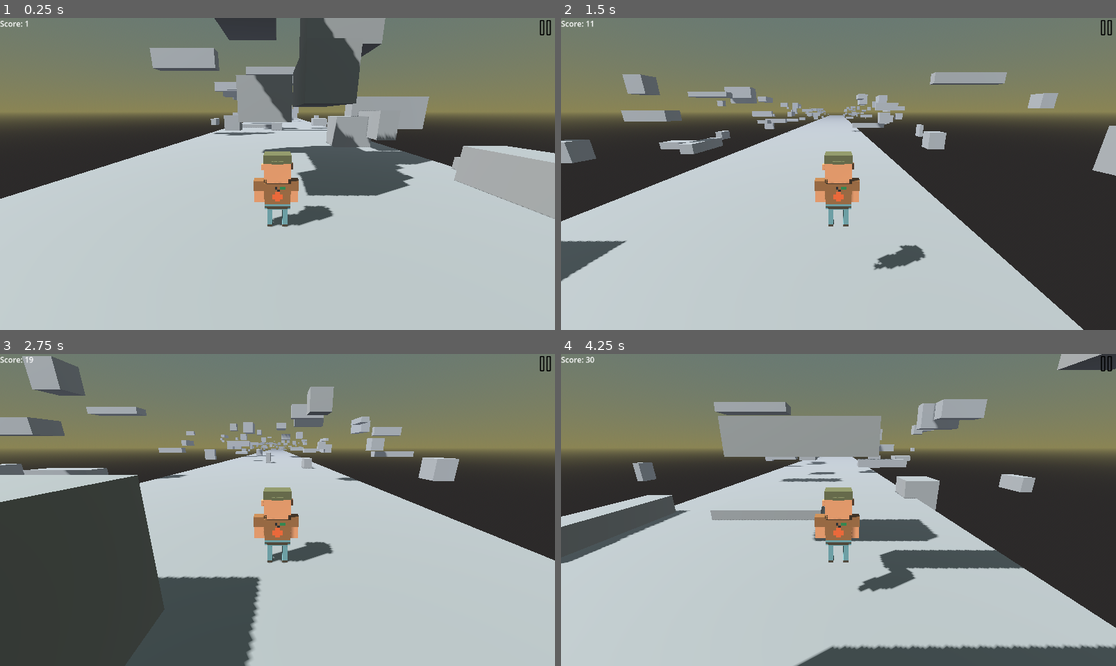
Above: before the commit, frames 1-4 (two rows, left to right).
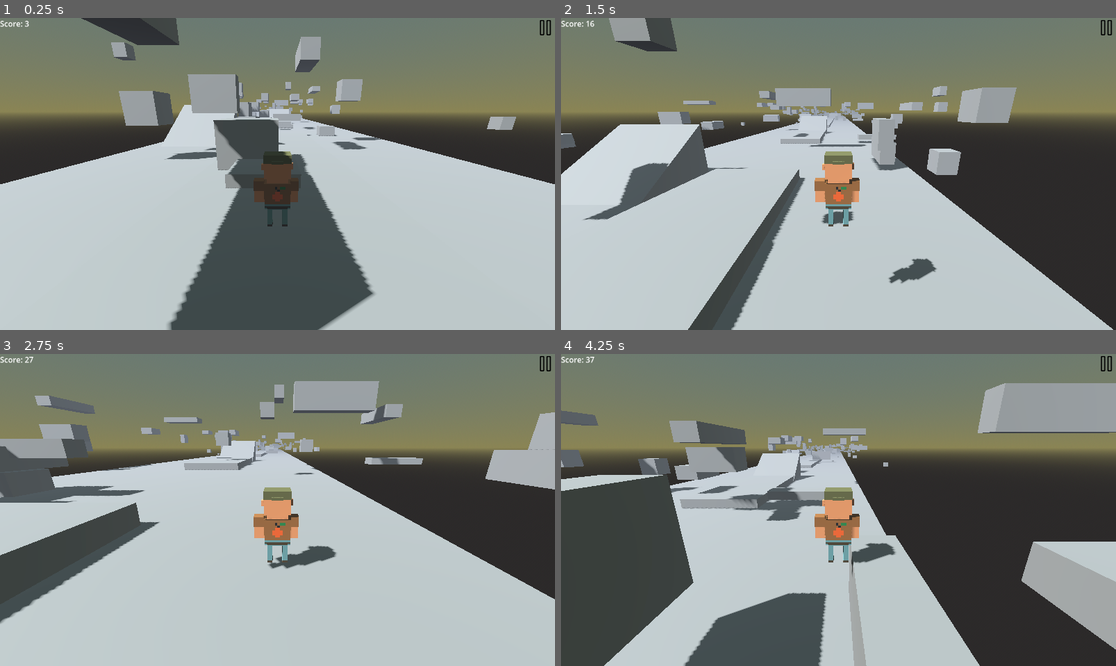
Above: after the commit, the same moments.

Repository: g-h-o-s-t-studio/across-the-roads
Game: Godot game, scene res://Scenes/Main.tscn
The game is run twice, just before and just after one commit, with the same random seed, the same clock (stepped at 60 frames per second) and the same inputs.
Inputs:
- Up to frame 1 (0.25 s): no input
- Up to frame 2 (1.5 s): tap Enter (ui_accept) at 0.5, 0.77 s; hold Right (ui_right) 0.53-1.28 s; hold Left (ui_left) from 1.28 s (still down)
- Up to frame 3 (2.75 s): tap Enter (ui_accept) at 1.52 s; release Left (ui_left) at 2.03 s; hold Right (ui_right) from 2.03 s (still down)
- Up to frame 4 (4.25 s): tap Enter (ui_accept) at 3.02, 3.77 s; release Right (ui_right) at 3.53 s; hold Left (ui_left) from 3.53 s (still down)

The runs differ from the first frame. In frame 1, 35% of the frame differs, in the area x 0-100%, y 0-100%; in frame 2, 21%; in frame 3, 34%; in frame 4, 47%.

Commit message:
Add triangles and horizontal platforms

Diff:
--- a/Scenes/Main.tscn
+++ b/Scenes/Main.tscn
@@ -1,11 +1,8 @@
-[gd_scene load_steps=8 format=3 uid="uid://cec7tspm3fdrq"]
+[gd_scene load_steps=7 format=3 uid="uid://cec7tspm3fdrq"]
 
 [ext_resource type="Script" path="res://Scripts/GameController.gd" id="1_u6rdq"]
-[ext_resource type="PackedScene" uid="uid://dh1bb3th24xv" path="res://Models/Characters/Default/Player.tscn" id="2_lg75g"]
+[ext_resource type="PackedScene" uid="uid://dh1bb3th24xv" path="res://Scenes/Characters/Default/Player.tscn" id="2_lg75g"]
 [ext_resource type="PackedScene" uid="uid://bq5f18ia6u7ff" path="res://Scenes/UserInterface/GameUI.tscn" id="3_cacb5"]
-
-[sub_resource type="BoxShape3D" id="BoxShape3D_bd5u8"]
-size = Vector3(20, 0, 50)
 
 [sub_resource type="ProceduralSkyMaterial" id="ProceduralSkyMaterial_qpdtu"]
 sky_top_color = Color(0.384314, 0.466667, 0.47451, 1)
@@ -32,11 +29,6 @@
 
 [node name="Player" parent="." instance=ExtResource("2_lg75g")]
 
-[node name="Ground" type="StaticBody3D" parent="."]
-
-[node name="CollisionShape3D" type="CollisionShape3D" parent="Ground"]
-shape = SubResource("BoxShape3D_bd5u8")
-
 [node name="DirectionalLight3D" type="DirectionalLight3D" parent="."]
 transform = Transform3D(-0.5, -0.663414, 0.55667, 0, 0.642788, 0.766044, -0.866025, 0.383022, -0.321394, 0, 5, 0)
 shadow_enabled = true
--- a/Models/Obstacles/Cube.tscn
+++ b/Scenes/Obstacles/Cube.tscn
@@ -1,6 +1,6 @@
 [gd_scene load_steps=5 format=3 uid="uid://bndv86f5k1a20"]
 
-[ext_resource type="PackedScene" uid="uid://cnps55a4ktvoe" path="res://Models/Obstacles/BaseObstacle/Obstacle.tscn" id="1_u31i5"]
+[ext_resource type="PackedScene" uid="uid://cnps55a4ktvoe" path="res://Scenes/Obstacles/BaseObstacle/Obstacle.tscn" id="1_u31i5"]
 [ext_resource type="Script" path="res://Scripts/Obstacles/Cube.gd" id="2_ohbpm"]
 
 [sub_resource type="BoxShape3D" id="BoxShape3D_qyet8"]
--- a/Models/Obstacles/Parallelepiped.tscn
+++ b/Scenes/Obstacles/Parallelepiped.tscn
@@ -1,6 +1,6 @@
 [gd_scene load_steps=5 format=3 uid="uid://qnohgq5kqnu1"]
 
-[ext_resource type="PackedScene" uid="uid://cnps55a4ktvoe" path="res://Models/Obstacles/BaseObstacle/Obstacle.tscn" id="1_jmt25"]
+[ext_resource type="PackedScene" uid="uid://cnps55a4ktvoe" path="res://Scenes/Obstacles/BaseObstacle/Obstacle.tscn" id="1_jmt25"]
 [ext_resource type="Script" path="res://Scripts/Obstacles/Parallelepiped.gd" id="2_hi2nk"]
 
 [sub_resource type="BoxShape3D" id="BoxShape3D_cwiqh"]
--- a/Models/Obstacles/Wall.tscn
+++ b/Scenes/Obstacles/Wall.tscn
@@ -1,6 +1,6 @@
 [gd_scene load_steps=5 format=3 uid="uid://cqk0l00omse3o"]
 
-[ext_resource type="PackedScene" uid="uid://cnps55a4ktvoe" path="res://Models/Obstacles/BaseObstacle/Obstacle.tscn" id="1_j62je"]
+[ext_resource type="PackedScene" uid="uid://cnps55a4ktvoe" path="res://Scenes/Obstacles/BaseObstacle/Obstacle.tscn" id="1_j62je"]
 [ext_resource type="Script" path="res://Scripts/Obstacles/Wall.gd" id="2_4h7ee"]
 
 [sub_resource type="BoxShape3D" id="BoxShape3D_v4e64"]
--- /dev/null
+++ b/Scenes/Platforms/HorizontalPlatform.tscn
@@ -0,0 +1,19 @@
+[gd_scene load_steps=4 format=3 uid="uid://bjd3o1v2268q7"]
+
+[ext_resource type="Script" path="res://Scripts/Platforms/HorizontalPlatform.gd" id="1_js1u2"]
+
+[sub_resource type="BoxMesh" id="BoxMesh_odu5u"]
+size = Vector3(8, 1, 1)
+
+[sub_resource type="BoxShape3D" id="BoxShape3D_ujsn2"]
+size = Vector3(8, 1, 1)
+
+[node name="HorizontalPlatform" type="StaticBody3D"]
+transform = Transform3D(1, 0, 0, 0, 1, 0, 0, 0, 1, 0, 0.5, 0)
+script = ExtResource("1_js1u2")
+
+[node name="Mesh" type="MeshInstance3D" parent="."]
+mesh = SubResource("BoxMesh_odu5u")
+
+[node name="Collision" type="CollisionShape3D" parent="."]
+shape = SubResource("BoxShape3D_ujsn2")
--- /dev/null
+++ b/Scenes/Platforms/Triangle.tscn
@@ -0,0 +1,19 @@
+[gd_scene load_steps=3 format=3 uid="uid://brnffn6mveoli"]
+
+[sub_resource type="PrismMesh" id="PrismMesh_dixyj"]
+left_to_right = 0.0
+size = Vector3(8, 5, 8)
+
+[sub_resource type="ConcavePolygonShape3D" id="ConcavePolygonShape3D_f6ftr"]
+data = PackedVector3Array(-4, 2.5, 4, 4, -2.5, 4, -4, -2.5, 4, -4, 2.5, -4, -4, -2.5, -4, 4, -2.5, -4, -4, 2.5, 4, -4, 2.5, -4, 4, -2.5, 4, -4, 2.5, -4, 4, -2.5, -4, 4, -2.5, 4, -4, 2.5, -4, -4, 2.5, 4, -4, -2.5, -4, -4, 2.5, 4, -4, -2.5, 4, -4, -2.5, -4, -4, -2.5, 4, 4, -2.5, 4, -4, -2.5, -4, 4, -2.5, 4, 4, -2.5, -4, -4, -2.5, -4)
+
+[node name="Triangle" type="StaticBody3D"]
+transform = Transform3D(-4.37114e-08, 0, 1, 0, 1, 0, -1, 0, -4.37114e-08, 0, 0, 0)
+
+[node name="Mesh" type="MeshInstance3D" parent="."]
+transform = Transform3D(1, 0, 0, 0, 1, 0, 0, 0, 1, 0, 2.5, 0)
+mesh = SubResource("PrismMesh_dixyj")
+
+[node name="Collision" type="CollisionShape3D" parent="."]
+transform = Transform3D(1, 0, 0, 0, 1, 0, 0, 0, 1, 0, 2.5, 0)
+shape = SubResource("ConcavePolygonShape3D_f6ftr")
--- a/Scenes/Tiles/Tile.tscn
+++ b/Scenes/Tiles/Tile.tscn
@@ -3,10 +3,10 @@
 [ext_resource type="Script" path="res://Scripts/Tile.gd" id="1_m808o"]
 
 [sub_resource type="BoxMesh" id="BoxMesh_0rdeq"]
-size = Vector3(20, 2, 50)
+size = Vector3(32, 2, 64)
 
 [sub_resource type="BoxShape3D" id="BoxShape3D_vrngd"]
-size = Vector3(20, 2, 50)
+size = Vector3(32, 2, 64)
 
 [node name="Tile" type="StaticBody3D"]
 script = ExtResource("1_m808o")
--- a/Scripts/GameController.gd
+++ b/Scripts/GameController.gd
@@ -2,9 +2,9 @@
 
 const KILL_ZONE: int = -50
 const MAP_SIZE: int = 8
-const TILE_SIZE: float = 50
 const TILE_SCENE: PackedScene = preload("res://Scenes/Tiles/Tile.tscn")
 
+@onready var tile_size: float = get_tile_size()
 @onready var player = $Player
 var number_tiles: int = 0
 var tiles: Array[Node3D] = []
@@ -16,7 +16,7 @@
 
 
 func _process(_delta: float) -> void:
-	if player.position.z >= tiles[0].position.z + TILE_SIZE:
+	if player.position.z >= tiles[0].position.z + tile_size:
 		despawn_tile()
 		spawn_tile()
 
@@ -24,9 +24,13 @@
 		get_tree().reload_current_scene()
 
 
+func get_tile_size() -> float:
+	return TILE_SCENE.instantiate().get_node("Mesh").mesh.size.z
+
+
 func spawn_tile() -> void:
-	var new_tile = TILE_SCENE.instantiate() # What's type?
-	new_tile.position = Vector3(0, 0, number_tiles * TILE_SIZE)
+	var new_tile = TILE_SCENE.instantiate()
+	new_tile.position = Vector3(0, 0, number_tiles * tile_size)
 	add_child(new_tile)
 	tiles.append(new_tile)
 	number_tiles += 1
--- /dev/null
+++ b/Scripts/Platforms/HorizontalPlatform.gd
@@ -0,0 +1,5 @@
+extends StaticBody3D
+
+
+func _ready():
+	scale = Vector3(1, 1, randf_range(20, 70))
--- a/Scripts/Player.gd
+++ b/Scripts/Player.gd
@@ -4,7 +4,8 @@
 const START_POSITION: Vector3 = Vector3.ZERO
 
 var coins: int = 0
-var player_speed: float = 7.0
+var player_speed: float = 12.0
+var player_speed_horizontally: float = 20.0
 var gravity: float = ProjectSettings.get_setting("physics/3d/default_gravity")
 
 
@@ -30,8 +31,8 @@
 		direction.x -= 1
 
 	# player_speed += 0.01
-
-	velocity.x = direction.x * player_speed
+	direction = direction.normalized()
+	velocity.x = direction.x * player_speed_horizontally
 	velocity.z = direction.z * player_speed
 
 	move_and_slide()
--- a/Scripts/Tile.gd
+++ b/Scripts/Tile.gd
@@ -1,42 +1,65 @@
 extends StaticBody3D
 
 const OBSTACLES: Array[PackedScene] = [
-	preload("res://Models/Obstacles/Cube.tscn"),
-	preload("res://Models/Obstacles/Parallelepiped.tscn"),
-	preload("res://Models/Obstacles/Wall.tscn")
+	preload("res://Scenes/Obstacles/Cube.tscn"),
+	preload("res://Scenes/Obstacles/Parallelepiped.tscn"),
+	preload("res://Scenes/Obstacles/Wall.tscn")
 ]
-const MAX_X = 30
+const TRIANGLE: PackedScene = preload("res://Scenes/Platforms/Triangle.tscn")
+const PLATFORM: PackedScene = preload(
+	"res://Scenes/Platforms/HorizontalPlatform.tscn"
+)
 
-@export var min_obstacles: int = 10
-@export var max_obstacles: int = 25
+@export var min_obstacles: int = 15
+@export var max_obstacles: int = 30
 @onready var rc: RayCast3D = $RayCast
+
+var max_x: float
 var half_x: float
 var half_z: float
 
 
 func _ready() -> void:
+	get_mesh_sizes()
+	spawn_triangles_and_platforms()
+	spawn_obstacles()
+
+
+func get_mesh_sizes() -> void:
 	var mesh_inst: MeshInstance3D = $Mesh
 	var mesh: BoxMesh = mesh_inst.mesh
+	max_x = mesh.size.x
 	half_x = mesh.size.x / 2
 	half_z = mesh.size.z / 2
 
+
+func spawn_triangles_and_platforms() -> void:
+	var triangle = TRIANGLE.instantiate()
+	triangle.position = Vector3(
+		randf_range(-half_x, half_x), 0, randf_range(-half_z, half_z)
+	)
+	var y: float = triangle.get_node("Mesh").mesh.size.y
+
+	var platform = PLATFORM.instantiate()
+
+	add_child(triangle)
+	add_child(platform)
+
+
+func spawn_obstacles() -> void:
 	for i: int in range(randi_range(min_obstacles, max_obstacles)):
 		var obs = OBSTACLES[randi() % OBSTACLES.size() - 1].instantiate()
-		obs.position = get_spawn_position()
-		add_child(obs)
 
+		var attempt_count: int = 0
+		while attempt_count < 10:
+			var y: float = randf_range(0, 10)
+			var z: float = randf_range(-half_z, half_z)
+			rc.position = Vector3(max_x, y, z)
+			rc.force_raycast_update()
 
-func get_spawn_position() -> Vector3:
-	var attempt_count: int = 0
-	while attempt_count < 10:
-		var y: float = randf_range(0, 10)
-		var z: float = randf_range(-half_z, half_z)
-		rc.position = Vector3(MAX_X, y, z)
-		rc.force_raycast_update()
+			if not rc.is_colliding():
+				obs.position = Vector3(randf_range(-half_x, half_x), y, z)
+				add_child(obs)
+				break
 
-		if not rc.is_colliding():
-			return Vector3(randf_range(-half_x, half_x), y, z)
-
-		attempt_count += 1
-
-	return Vector3.ZERO
+			attempt_count += 1
Renamed: Models/Characters/Default/Player.tscn -> Scenes/Characters/Default/Player.tscn
Renamed: Models/Items/Coin/Coin.tscn -> Scenes/Items/Coin/Coin.tscn
Renamed: Models/Obstacles/BaseObstacle/Obstacle.tscn -> Scenes/Obstacles/BaseObstacle/Obstacle.tscn
